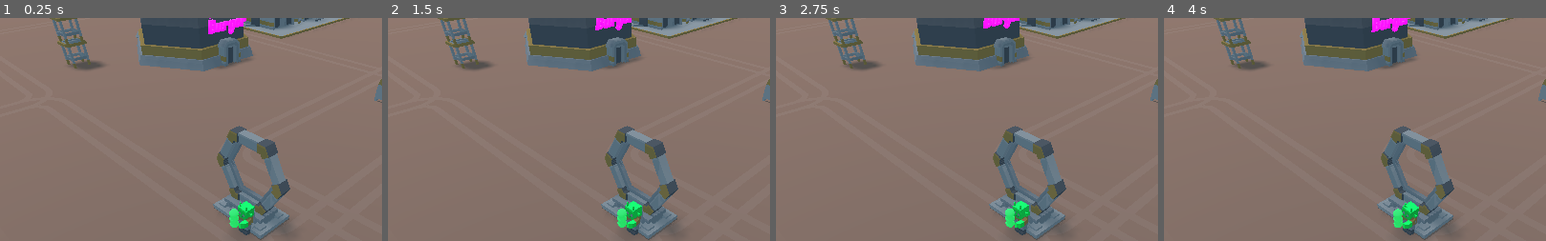
Above: before the commit, frames 1-4 (left to right).
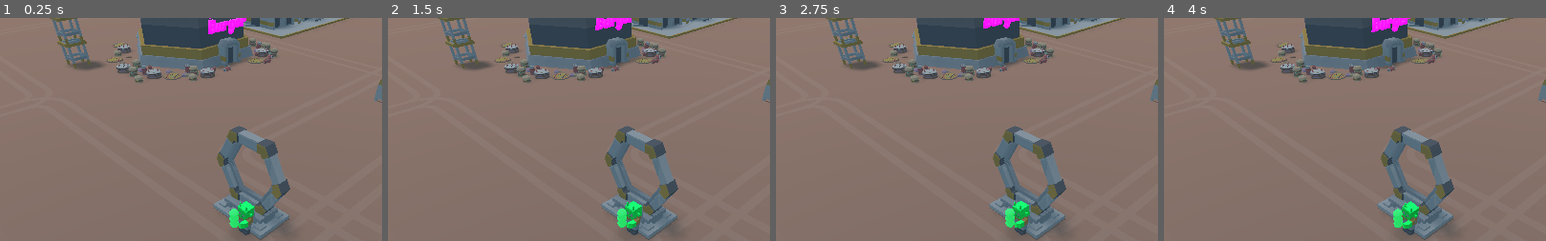
Above: after the commit, the same moments.

Repository: GameDrivenDesign/crusaders-guide-to-die-ning
Game: Godot game, scene res://game/game.tscn
Same seed, same stepped clock (60 frames per second), same inputs: the game is played once before the commit and once after it.
Inputs (mouse positions are % of the whole screen's width and height, from its top left):
- Up to frame 1 (0.25 s): no input
- Up to frame 2 (1.5 s): click "PLACE STARS HERE" at 0.5 s; tap Enter (ui_accept) at 1.25 s; move the mouse to (72, 45) at 1.27 s; hold Right (ui_right) from 1.28 s (still down); click (72, 45) at 1.35 s
- Up to frame 3 (2.75 s): tap Enter (ui_accept) at 1.52, 2, 2.27 s; move the mouse to (30, 55) at 2.02 s; release Right (ui_right) at 2.03 s; hold Down (ui_down) from 2.03 s (still down); click (30, 55) at 2.1 s
- Up to frame 4 (4 s): move the mouse to (60, 28) at 2.77 s; release Down (ui_down) at 2.78 s; hold Right (ui_right) 2.78-3.53 s; click (60, 28) at 2.85 s; move the mouse to (45, 70) at 3.52 s; hold Up (ui_up) from 3.53 s (still down); click (45, 70) at 3.6 s; tap Enter (ui_accept) at 3.77 s
The pictures show only the part of the screen within x 18-68%, y 0-50%; the shares and areas given below are measured in that part.

The runs differ from the first frame. In frame 1, 1.6% of the frame differs, in the area x 27-73%, y 8-30%; in frame 2, 1.6%; in frame 3, 1.6%; in frame 4, 1.6%.
Error in both runs: Assertion failed. (res://addons/multiplayer/NetworkGame.gd:84)

Commit message:
add food to restaurant

Diff:
--- a/astronaut/astronaut.gd
+++ b/astronaut/astronaut.gd
@@ -32,7 +32,7 @@
 	if not target_node:
 		return
 	var target = get_target_position()
-	if target.distance_to(global_transform.origin) < 3:
+	if target.distance_to(global_transform.origin) < 2:
 		rpc("spawn_food", global_transform.origin)
 		$Sync.remove()
 		return
--- a/game/game.tscn
+++ b/game/game.tscn
@@ -38,7 +38,7 @@
 }
 
 [node name="base_target" type="Spatial" parent="game"]
-transform = Transform( 1, 0, 0, 0, 1, 0, 0, 0, 1, 5.95275, -4.76837e-07, 24.8316 )
+transform = Transform( 1, 0, 0, 0, 1, 0, 0, 0, 1, 5.9281, -4.76837e-07, 24.4865 )
 
 [node name="Navigation" type="Navigation" parent="game"]
 
--- a/scenes/Restaurant.tscn
+++ b/scenes/Restaurant.tscn
@@ -32,6 +32,15 @@
 [ext_resource path="res://scenes/Restaurant.gd" type="Script" id=30]
 [ext_resource path="res://scenes/Tower.tscn" type="PackedScene" id=31]
 [ext_resource path="res://restaurant/title.glb" type="PackedScene" id=32]
+[ext_resource path="res://models/food/apple.glb" type="PackedScene" id=33]
+[ext_resource path="res://models/food/cake.glb" type="PackedScene" id=34]
+[ext_resource path="res://models/food/candyBar.glb" type="PackedScene" id=35]
+[ext_resource path="res://models/food/cookie.glb" type="PackedScene" id=36]
+[ext_resource path="res://models/food/iceCream.glb" type="PackedScene" id=37]
+[ext_resource path="res://models/food/pizza.glb" type="PackedScene" id=38]
+[ext_resource path="res://models/food/sodaCan.glb" type="PackedScene" id=39]
+[ext_resource path="res://models/food/burgerDouble.glb" type="PackedScene" id=40]
+[ext_resource path="res://models/food/burgerCheese.glb" type="PackedScene" id=41]
 
 [sub_resource type="CylinderShape" id=6]
 radius = 1.32502
@@ -442,6 +451,131 @@
 anims/RESET = SubResource( 10 )
 anims/hover = SubResource( 9 )
 
+[node name="food" type="Spatial" parent="."]
+
+[node name="apple" parent="food" instance=ExtResource( 33 )]
+transform = Transform( 1, 0, 0, 0, 1, 0, 0, 0, 1, 7.68465, 0, -0.444902 )
+
+[node name="apple3" parent="food" instance=ExtResource( 33 )]
+transform = Transform( 1, 0, 0, 0, 1, 0, 0, 0, 1, 9.76298, -2.38419e-07, 1.27458 )
+
+[node name="apple4" parent="food" instance=ExtResource( 33 )]
+transform = Transform( 1, 0, 0, 0, 1, 0, 0, 0, 1, 12.4781, -2.38419e-07, 2.11431 )
+
+[node name="apple5" parent="food" instance=ExtResource( 33 )]
+transform = Transform( 1, 0, 0, 0, 1, 0, 0, 0, 1, 12.2099, -2.38419e-07, 2.25873 )
+
+[node name="apple6" parent="food" instance=ExtResource( 33 )]
+transform = Transform( 1, 0, 0, 0, 1, 0, 0, 0, 1, 12.3999, -2.38419e-07, 2.2896 )
+
+[node name="apple7" parent="food" instance=ExtResource( 33 )]
+transform = Transform( 1, 0, 0, 0, 1, 0, 0, 0, 1, 12.3999, 0.110289, 1.43936 )
+
+[node name="cake" parent="food" instance=ExtResource( 34 )]
+transform = Transform( 1, 0, 0, 0, 1, 0, 0, 0, 1, 7.33689, 0, 0 )
+
+[node name="burgerDouble" parent="food" instance=ExtResource( 40 )]
+transform = Transform( 1, 0, 0, 0, 1, 0, 0, 0, 1, 6.77898, 0, -0.774952 )
+
+[node name="burgerDouble2" parent="food" instance=ExtResource( 40 )]
+transform = Transform( 1, 0, 0, 0, 1, 0, 0, 0, 1, 7.43323, 0, -1.54459 )
+
+[node name="burgerDouble3" parent="food" instance=ExtResource( 40 )]
+transform = Transform( 1, 0, 0, 0, 1, 0, 0, 0, 1, 8.78766, -2.38419e-07, 1.00923 )
+
+[node name="burgerDouble4" parent="food" instance=ExtResource( 40 )]
+transform = Transform( 1, 0, 0, 0, 1, 0, 0, 0, 1, 13.2869, -2.38419e-07, 1.80657 )
+
+[node name="burgerDouble5" parent="food" instance=ExtResource( 40 )]
+transform = Transform( 1, 0, 0, 0, 1, 0, 0, 0, 1, 13.8682, -2.38419e-07, -0.239395 )
+
+[node name="burgerCheese" parent="food" instance=ExtResource( 41 )]
+transform = Transform( 1, 0, 0, 0, 1, 0, 0, 0, 1, 6.56043, 0, 0 )
+
+[node name="burgerCheese2" parent="food" instance=ExtResource( 41 )]
+transform = Transform( 1, 0, 0, 0, 1, 0, 0, 0, 1, 8.34984, 0, 1.47246 )
+
+[node name="burgerCheese3" parent="food" instance=ExtResource( 41 )]
+transform = Transform( 1, 0, 0, 0, 1, 0, 0, 0, 1, 14.1157, 0, 0.417283 )
+
+[node name="burgerCheese4" parent="food" instance=ExtResource( 41 )]
+transform = Transform( 1, 0, 0, 0, 1, 0, 0, 0, 1, 7.7958, 0, -3.90941 )
+
+[node name="burgerDouble6" parent="food" instance=ExtResource( 40 )]
+transform = Transform( 1, 0, 0, 0, 1, 0, 0, 0, 1, 13.758, -2.38419e-07, 0.921639 )
+
+[node name="cake5" parent="food" instance=ExtResource( 34 )]
+transform = Transform( 1, 0, 0, 0, 1, 0, 0, 0, 1, 6.7899, 0, -1.57726 )
+
+[node name="cake3" parent="food" instance=ExtResource( 34 )]
+transform = Transform( 1, 0, 0, 0, 1, 0, 0, 0, 1, 9.1064, 0, 1.57082 )
+
+[node name="pizza" parent="food" instance=ExtResource( 38 )]
+transform = Transform( 1, 0, 0, 0, 1, 0, 0, 0, 1, 12.0933, 9.53674e-07, 1.68267 )
+
+[node name="pizza2" parent="food" instance=ExtResource( 38 )]
+transform = Transform( 1, 0, 0, 0, 1, 0, 0, 0, 1, 7.93003, 1.43051e-06, 0.55367 )
+
+[node name="pizza3" parent="food" instance=ExtResource( 38 )]
+transform = Transform( 1, 0, 0, 0, 1, 0, 0, 0, 1, 7.28777, 1.43051e-06, -3.35957 )
+
+[node name="sodaCan" parent="food" instance=ExtResource( 39 )]
+transform = Transform( 1, 0, 0, 0, 1, 0, 0, 0, 1, 7.24428, 0, -0.597184 )
+
+[node name="sodaCan2" parent="food" instance=ExtResource( 39 )]
+transform = Transform( 1, 0, 0, 0, 1, 0, 0, 0, 1, 8.73086, 1.19209e-07, 0.632433 )
+
+[node name="sodaCan3" parent="food" instance=ExtResource( 39 )]
+transform = Transform( 0.212109, 0.977246, 0, -0.977246, 0.212109, 0, 0, 0, 1, 10.0435, 0, 1.67035 )
+
+[node name="sodaCan4" parent="food" instance=ExtResource( 39 )]
+transform = Transform( 0.0951229, 0.438257, -0.893802, -0.977246, 0.212109, 0, 0.189584, 0.873465, 0.448461, 12.808, 0, 1.77347 )
+
+[node name="sodaCan6" parent="food" instance=ExtResource( 39 )]
+transform = Transform( -0.206868, -0.953097, -0.220936, -0.977246, 0.212109, 0, 0.0468626, 0.215909, -0.975288, 13.734, 0, 1.35489 )
+
+[node name="sodaCan5" parent="food" instance=ExtResource( 39 )]
+transform = Transform( 0.899768, 0.0282796, -0.435451, -0.167111, 0.944154, -0.283985, 0.403102, 0.328289, 0.854246, 13.6826, 0, 0.334991 )
+
+[node name="pizza4" parent="food" instance=ExtResource( 38 )]
+transform = Transform( 1, 0, 0, 0, 1, 0, 0, 0, 1, 8.75816, 1.43051e-06, -5.42729 )
+
+[node name="cake4" parent="food" instance=ExtResource( 34 )]
+transform = Transform( 1, 0, 0, 0, 1, 0, 0, 0, 1, 12.9964, 0, 1.26961 )
+
+[node name="candyBar" parent="food" instance=ExtResource( 35 )]
+transform = Transform( -0.257605, 0, -0.96625, 0, 1, 0, 0.96625, 0, -0.257605, 7.23133, -4.76837e-07, -1.82699 )
+
+[node name="cookie" parent="food" instance=ExtResource( 36 )]
+transform = Transform( 0.743892, 0, -0.6683, 0, 1, 0, 0.6683, 0, 0.743892, 7.08245, 0, -2.58792 )
+
+[node name="cookie2" parent="food" instance=ExtResource( 36 )]
+transform = Transform( 0.743892, 0, -0.6683, 0, 1, 0, 0.6683, 0, 0.743892, 7.32724, 0, -2.62795 )
+
+[node name="iceCream" parent="food" instance=ExtResource( 37 )]
+transform = Transform( 0.943678, -0.242326, -0.225278, -0.202795, 0.114367, -0.97252, 0.261431, 0.963431, 0.0587833, 7.36535, 0, -1.33458 )
+
+[node name="iceCream2" parent="food" instance=ExtResource( 37 )]
+transform = Transform( 0.191714, -0.969299, -0.153966, -0.202795, 0.114367, -0.97252, 0.960271, 0.21767, -0.174643, 8.40291, -2.38419e-07, -0.00668287 )
+
+[node name="iceCream4" parent="food" instance=ExtResource( 37 )]
+transform = Transform( 0.191714, -0.969299, -0.153966, -0.202795, 0.114367, -0.97252, 0.960271, 0.21767, -0.174643, 13.5221, -2.38419e-07, 0.62729 )
+
+[node name="iceCream3" parent="food" instance=ExtResource( 37 )]
+transform = Transform( -0.57066, -0.820879, 0.0224626, -0.202795, 0.114367, -0.97252, 0.795752, -0.559534, -0.231735, 8.61411, -2.38419e-07, 1.09381 )
+
+[node name="cookie3" parent="food" instance=ExtResource( 36 )]
+transform = Transform( 0.943678, -0.242326, -0.225278, 0.161854, 0.931945, -0.324473, 0.288575, 0.269736, 0.918677, 7.24868, 0.0383258, -2.52559 )
+
+[node name="candyBar2" parent="food" instance=ExtResource( 35 )]
+transform = Transform( 0.743892, 0, -0.6683, 0, 1, 0, 0.6683, 0, 0.743892, 7.95175, -2.38419e-07, -3.12187 )
+
+[node name="cake2" parent="food" instance=ExtResource( 34 )]
+transform = Transform( 1, 0, 0, 0, 1, 0, 0, 0, 1, 8.34844, 4.76837e-07, -4.22248 )
+
+[node name="apple2" parent="food" instance=ExtResource( 33 )]
+transform = Transform( 1, 0, 0, 0, 1, 0, 0, 0, 1, 7.76974, 0, -0.968312 )
+
 [connection signal="body_entered" from="emerald_dropoff/Area" to="." method="_on_dropoff_entered"]
 [connection signal="ready" from="emerald_dropoff/MeshInstance/AnimationPlayer" to="emerald_dropoff/MeshInstance/AnimationPlayer" method="play" binds= [ "hover" ]]
 [connection signal="body_entered" from="tower_collect/Area" to="." method="_on_tower_collect_entered"]
Not shown: 1 places in scenes/Restaurant.tscn that only renumber resources
